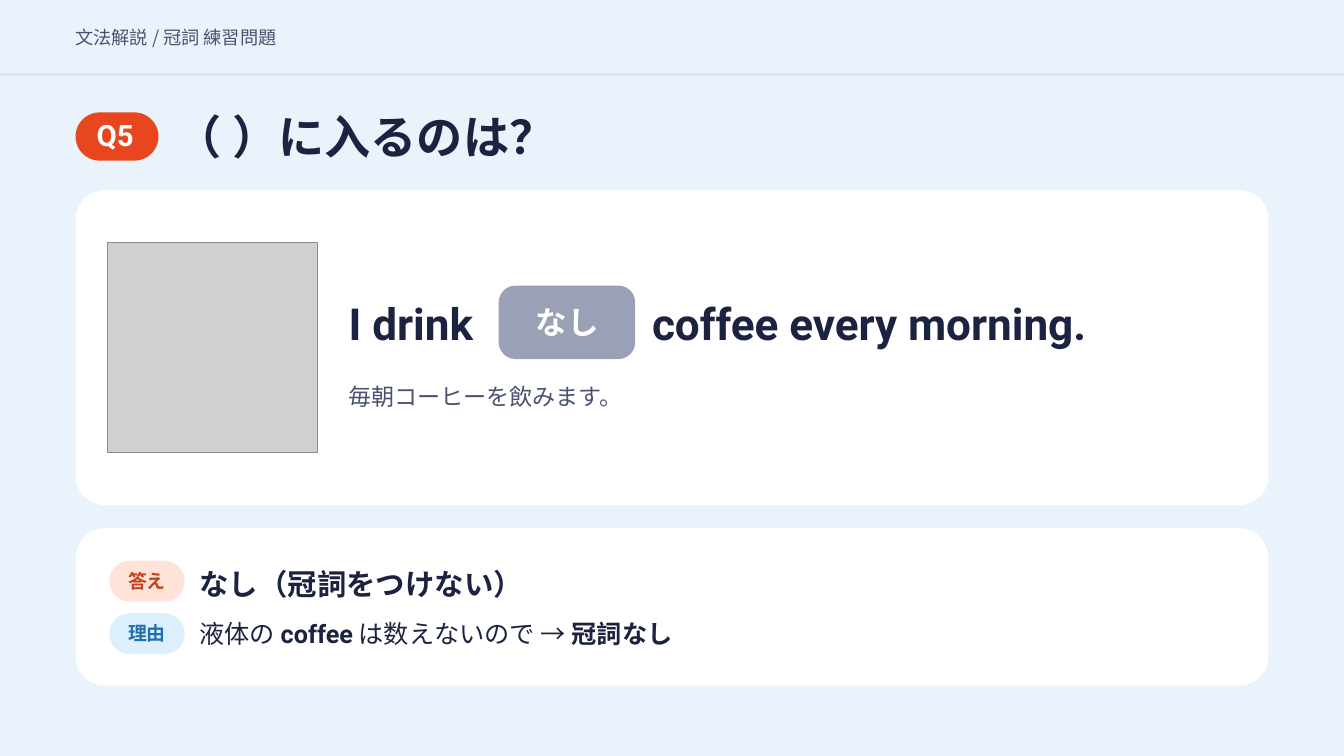
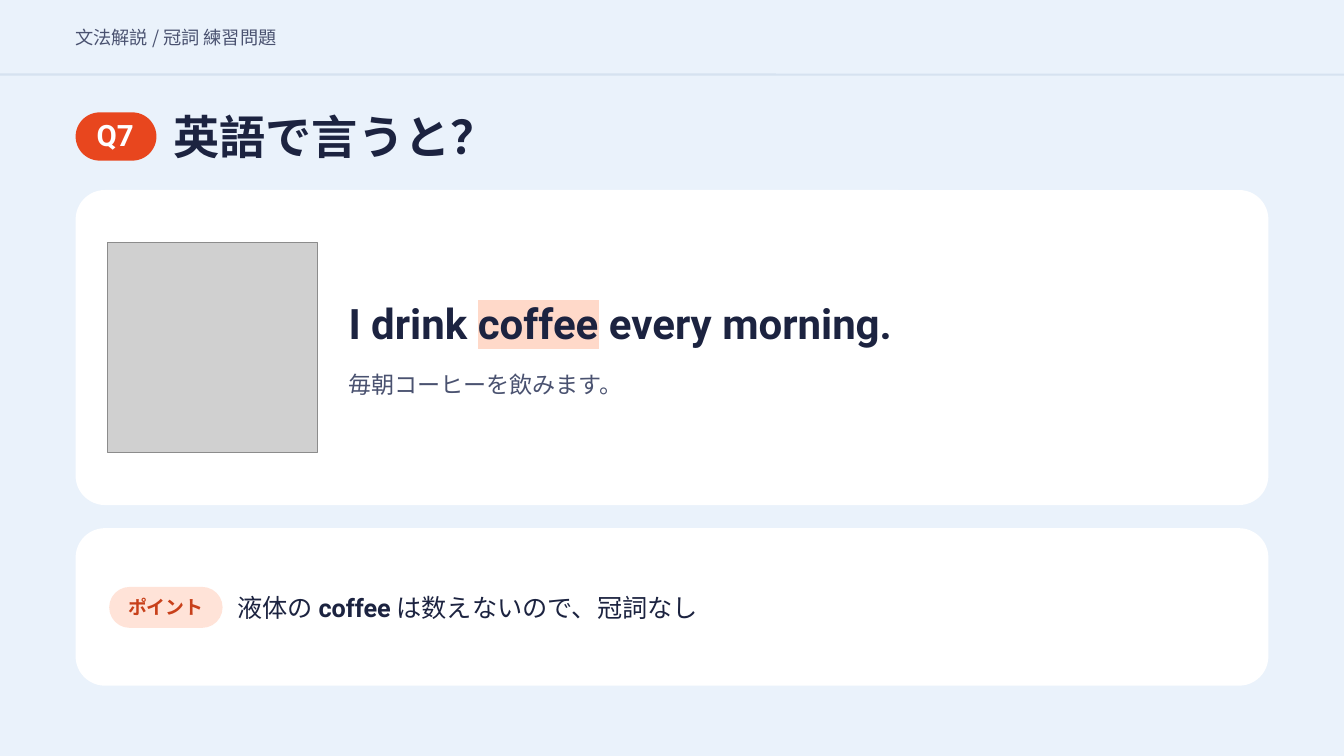
Before and after one commit to hinakajisaki-dev/hina-english, a slide deck: slide 18 of matome/articles-4/articles-4-slides.pptx (slide 15 before the commit). Drawn at 1344x756 pixels with LibreOffice and Linux fonts; fonts in the diff are those of the drawing; grey boxes stand for pictures. Boxes give left, top, right and bottom in pixels: in the first picture for what was removed or moved away, otherwise in the second. Text is boxed around its words. In the diff, an @@ line names an element or a change of style, - is before the commit and + after.

```diff
--- a/matome/articles-4/articles-4-slides.pptx
+++ b/matome/articles-4/articles-4-slides.pptx
@@ text at bbox=[173, 114, 496, 158]: text changed @@
-（ ）に入るのは？
+英語で言うと？
@@ text at bbox=[97, 125, 134, 150]: text changed @@
-Q5
+Q7
@@ rounded rectangle removed at bbox=[499, 285, 635, 359] @@
@@ text at bbox=[349, 307, 892, 348]: text changed; size 31.5 to 30 pt @@
-I drink
+I drink coffee every morning.
@@ text removed at bbox=[536, 308, 599, 336] @@
-なし
@@ text removed at bbox=[652, 306, 1086, 350] @@
-coffee every morning.
@@ text "毎朝コーヒーを飲みます。": place and size @@
-text "毎朝コーヒーを飲みます。" at bbox=[349, 385, 623, 407]
+text "毎朝コーヒーを飲みます。" at bbox=[349, 373, 623, 395]
@@ rounded rectangle: place and size @@
-rounded rectangle at bbox=[109, 561, 185, 602]
+rounded rectangle at bbox=[109, 587, 222, 628]
@@ text removed at bbox=[128, 572, 166, 590] @@
-答え
@@ text added at bbox=[128, 597, 203, 615], 13.5 pt, text #C8401A, bold @@
+ポイント
@@ text removed at bbox=[199, 570, 522, 598] @@
-なし（冠詞をつけない）
@@ text at bbox=[237, 595, 698, 619]: text changed @@
-液体の coffee は数えないので → 冠詞なし
+液体の coffee は数えないので、冠詞なし
@@ rounded rectangle removed at bbox=[109, 613, 185, 654] @@
@@ text removed at bbox=[128, 624, 166, 642] @@
-理由
```
Also in this commit, not shown: 49 other slides changed, 1 slide added, 2 slides removed, 3 other files.
